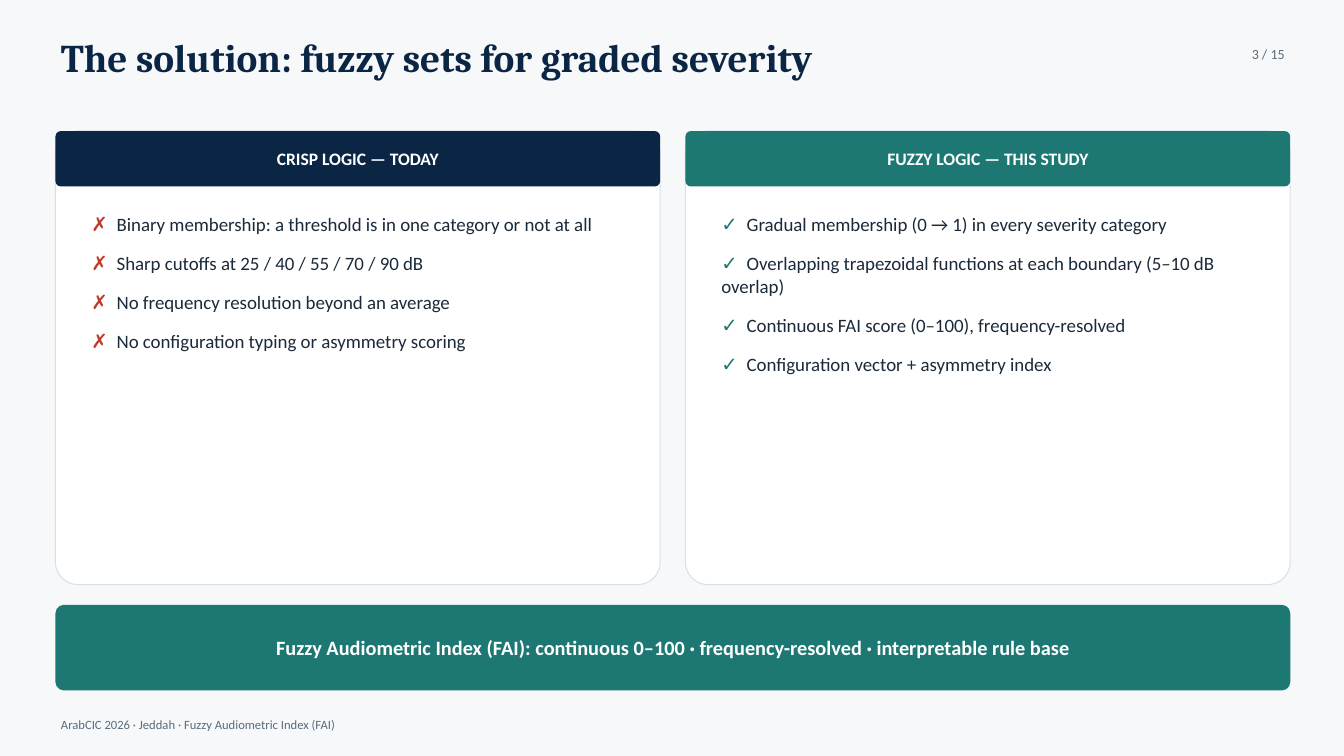
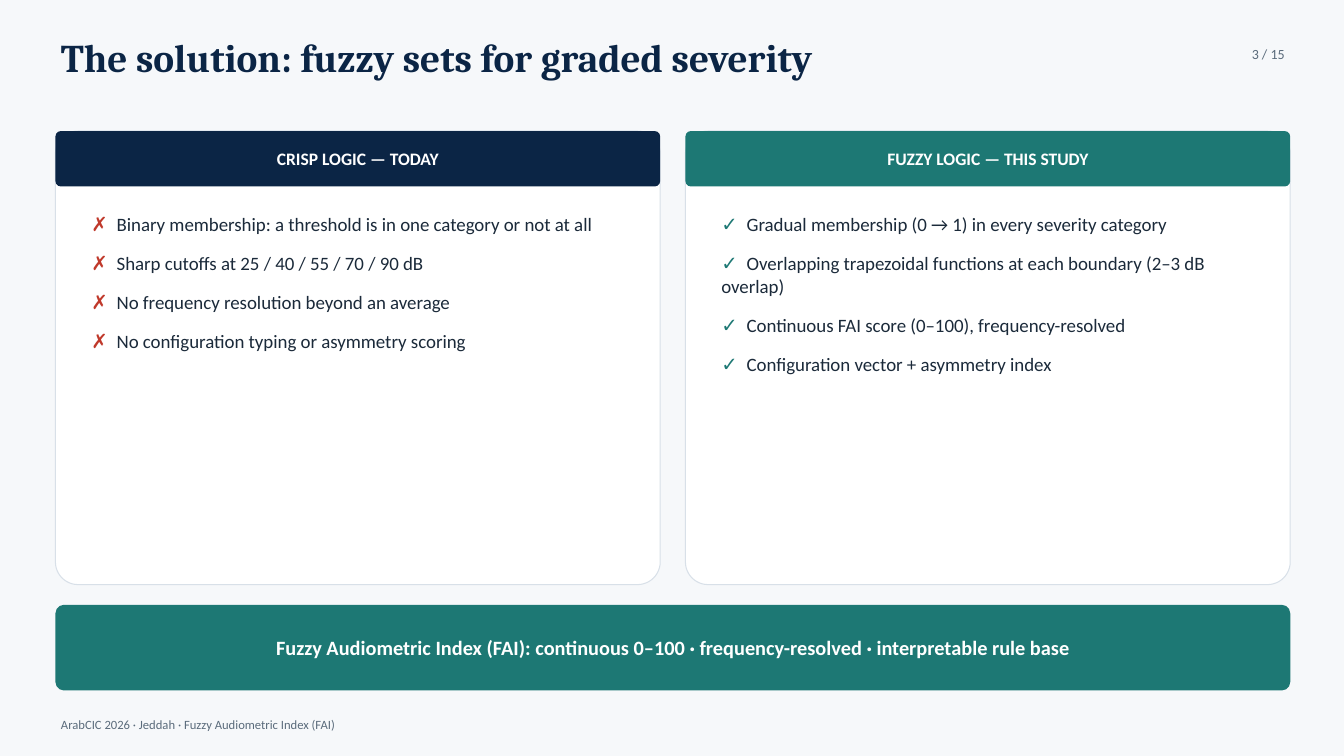
Before and after one commit to ameye/fuzzy-audiogram, a slide deck: slide 3 of arabcic2026/arabcic2026_fuzzy_audiogram.pptx. Drawn at 1344x756 pixels with LibreOffice and Linux fonts; fonts in the diff are those of the drawing. Boxes give left, top, right and bottom in pixels: in the first picture for what was removed or moved away, otherwise in the second. Text is boxed around its words. In the diff, an @@ line names an element or a change of style, - is before the commit and + after.

```diff
--- a/arabcic2026/arabcic2026_fuzzy_audiogram.pptx
+++ b/arabcic2026/arabcic2026_fuzzy_audiogram.pptx
@@ text at (721, 256, 1204, 296): text changed @@
-✓ Overlapping trapezoidal functions at each boundary (5–10 dB overlap)
+✓ Overlapping trapezoidal functions at each boundary (2–3 dB overlap)
```
Also in this commit, not shown: 6 other slides changed, 58 other files.
